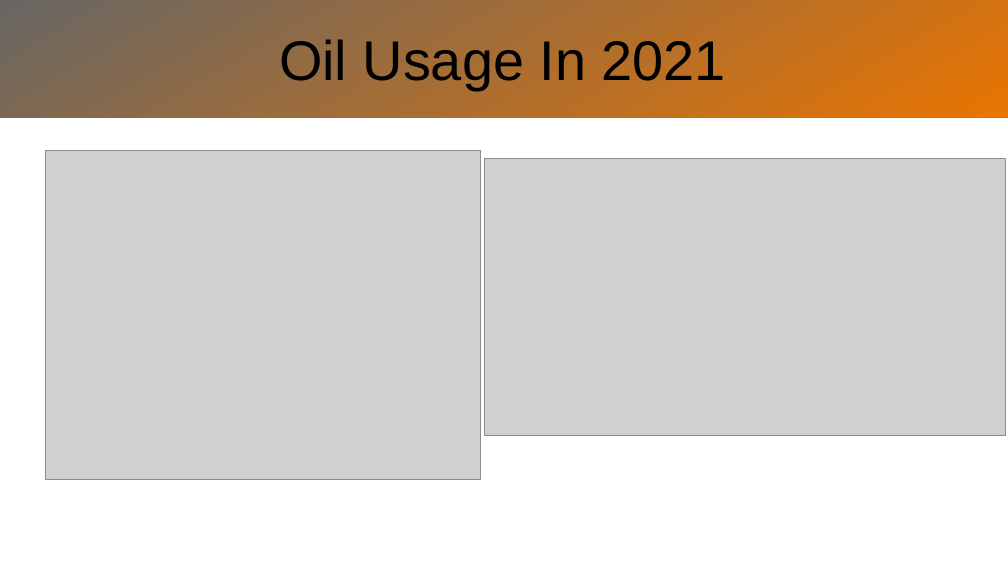
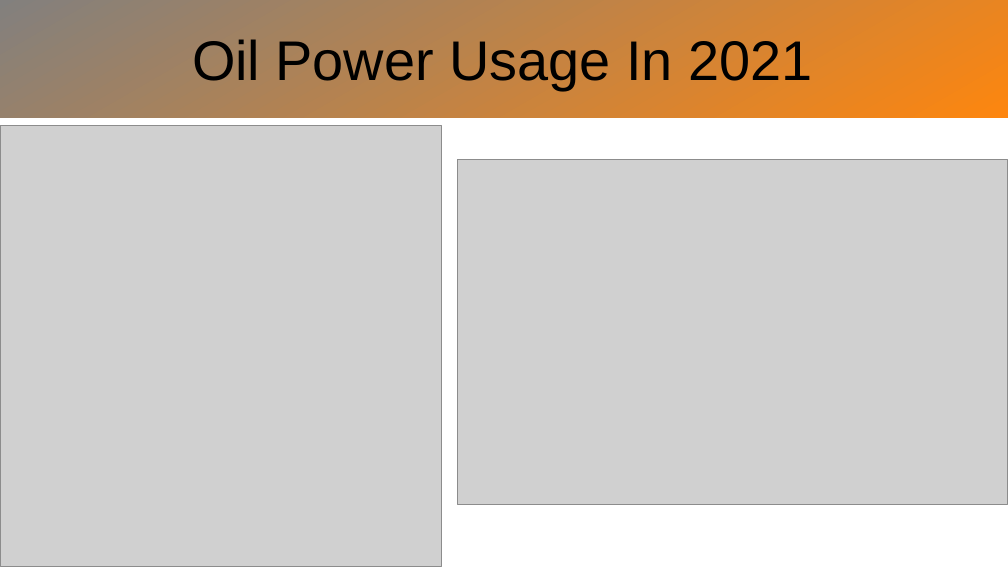
Before and after one commit to kim-tynes/EnergySourcesPortfolioProject, a slide deck: slide 7 of energy.pptx. Drawn at 1008x567 pixels with LibreOffice and Linux fonts; fonts in the diff are those of the drawing; grey boxes stand for pictures. Boxes give left, top, right and bottom in pixels: in the first picture for what was removed or moved away, otherwise in the second. Text is boxed around its words. In the diff, an @@ line names an element or a change of style, - is before the commit and + after.

```diff
--- a/energy.pptx
+++ b/energy.pptx
@@ title "Oil Power Usage In 2021" at (0,0,1008,117): fill gradient #666666 to #EA7500 to gradient #808080 to #FF860D @@
@@ title at (192,39,812,90): text changed @@
-Oil Usage In 2021
+Oil Power Usage In 2021
@@ picture: place and size @@
-picture at (46,151,480,480)
+picture at (0,125,442,567)
@@ picture: place and size @@
-picture at (485,159,1006,436)
+picture at (457,160,1008,504)
```
Also in this commit, not shown: 6 other slides changed.
